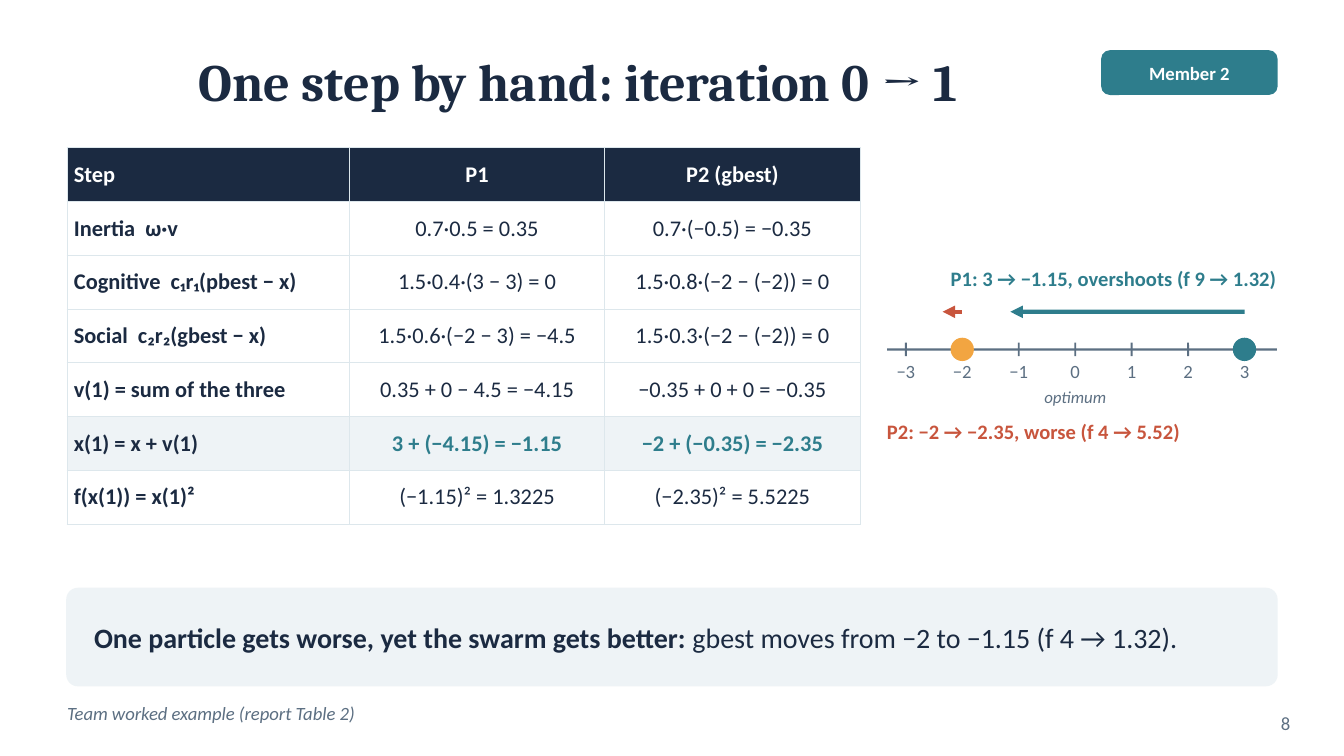
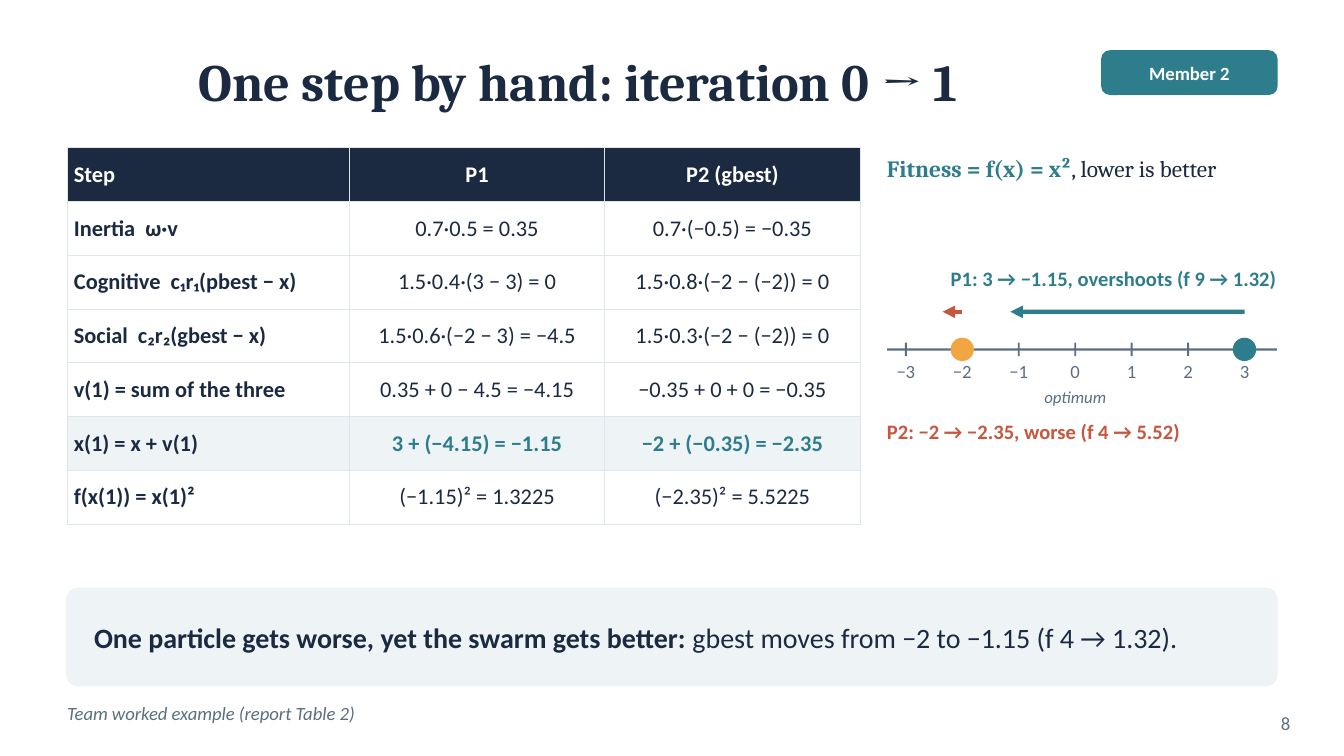
Before and after one commit to huynhhuuphucminh/Seminar-AI, a slide deck: slide 8 of slides/Slide_Seminar_PSO.pptx. Drawn at 1344x756 pixels with LibreOffice and Linux fonts; fonts in the diff are those of the drawing. Boxes give left, top, right and bottom in pixels: in the first picture for what was removed or moved away, otherwise in the second. Text is boxed around its words. In the diff, an @@ line names an element or a change of style, - is before the commit and + after.

```diff
--- a/slides/Slide_Seminar_PSO.pptx
+++ b/slides/Slide_Seminar_PSO.pptx
@@ text added at <box>887,158,1217,181</box>, 12.5 pt, text #2E7D8C, bold @@
+Fitness = f(x) = x², lower is better
```
Also in this commit, not shown: 2 other slides changed, 3 other files.
